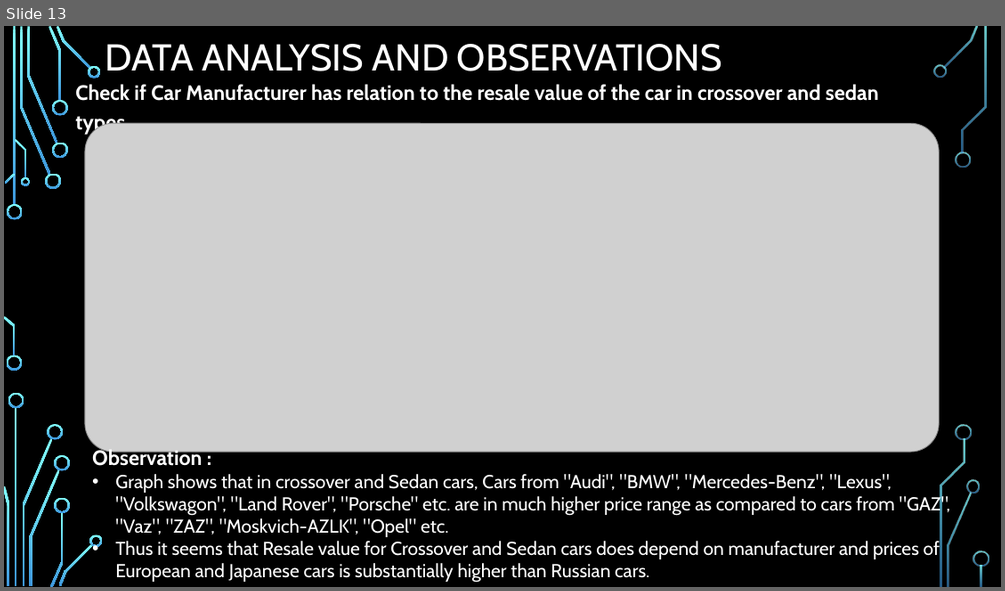
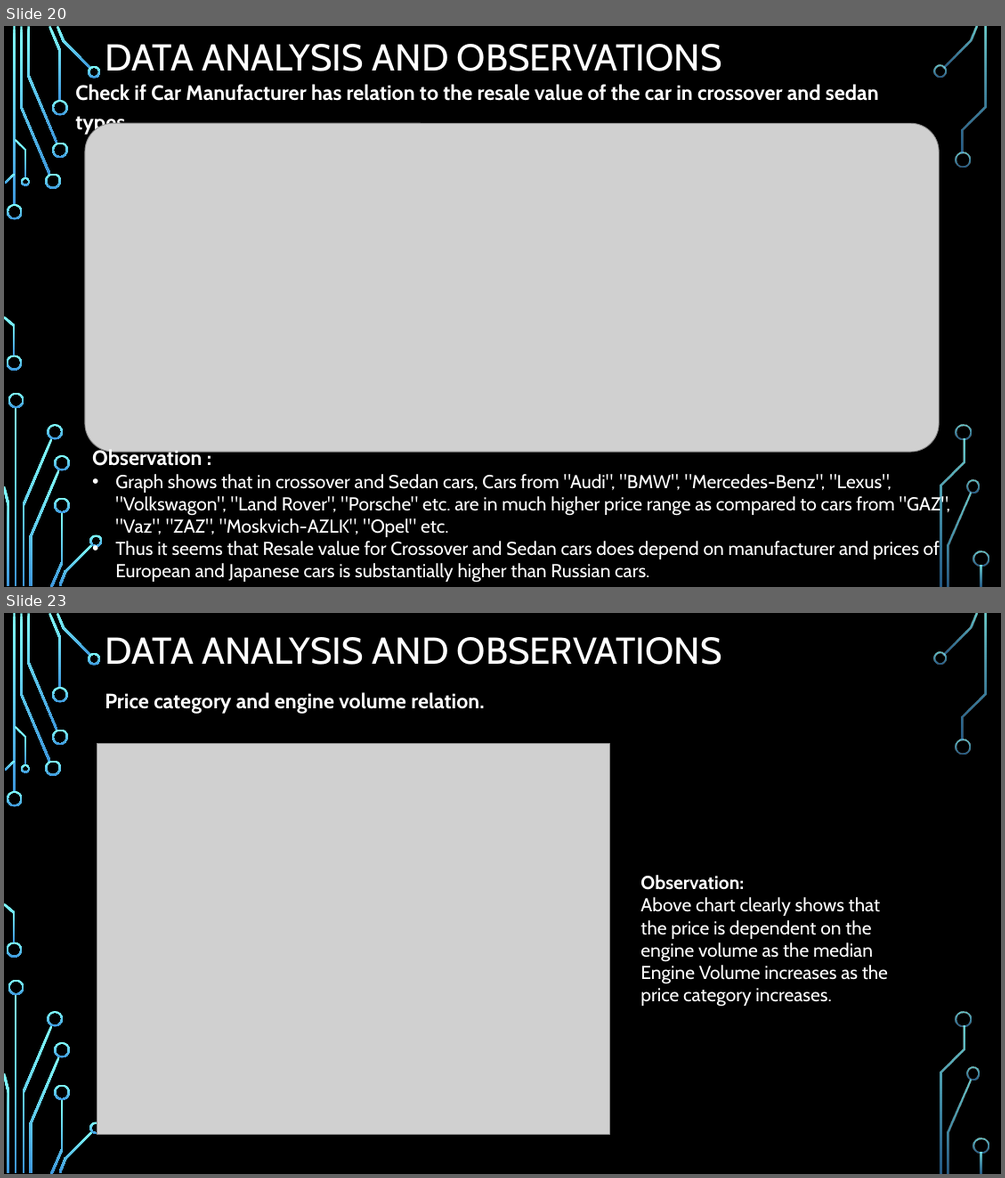
Before and after one commit to dhp6106/insaid-projects, a slide deck: term1/projects/CarSales/Term1-EDAProject-CarSales-DhavalParikh.pptx. Shown one above the other, each under a label of ours: slide 13 before the commit, slides 20 and 23 after it; the slides between them are not shown. The pictures are 1005x591 and 1005x1178 pixels, drawn with LibreOffice and Linux fonts; fonts in the diff are those of the drawing; grey boxes stand for pictures; background and template pictures are left out. Boxes give left, top, right and bottom in pixels: in the first picture for what was removed or moved away, otherwise in the second. Text is boxed around its words. In the diff, an @@ line names an element or a change of style, - is before the commit and + after.

Commit message:
Final Slide deck with images.

```diff
--- a/term1/projects/CarSales/Term1-EDAProject-CarSales-DhavalParikh.pptx
+++ b/term1/projects/CarSales/Term1-EDAProject-CarSales-DhavalParikh.pptx
@@ slide 23 added at (4, 613, 1001, 1174), background picture (left out); not listed: 36 template elements that a slide beside it also shows @@
@@ title added at (105, 637, 722, 665), 36 pt, text #FFFFFF @@
+DATA ANALYSIS AND OBSERVATIONS
@@ text added at (105, 692, 484, 714), 20 pt, text #FFFFFF, bold @@
+Price category and engine volume relation.
@@ picture added at (97, 744, 610, 1135) @@
@@ text added at (640, 875, 888, 1006), 18 pt, text #FFFFFF @@
+Observation:
+Above chart clearly shows that the price is dependent on the engine volume as the median Engine Volume increases as the price category increases.
@@ what was slide 13 is now slide 20 @@
```
Also in this commit, not shown: 6 slides changed, 9 other slides added, 8 slides removed, 8 other files.
